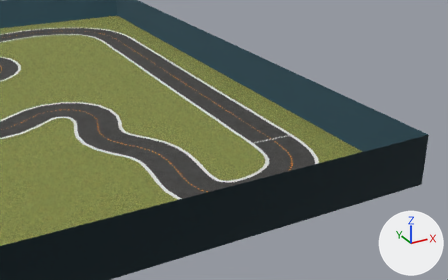
One commit to the COLLADA model bundle/meshes/2022_august_pro_ccw/2022_august_pro_ccw.dae: the scene before it, then after it.
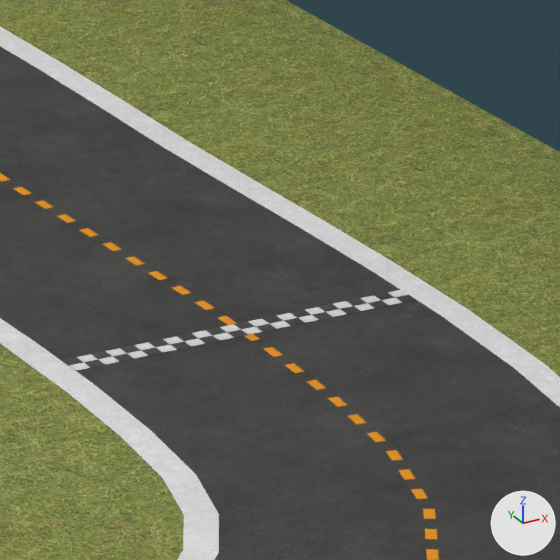
Each version appears first from a 50 mm lens placed at (0.38, -15.38, 5.38), pointed at (6.29, -4.64, 0.01), and next in a close-up on the part from 55% to 68% of the width and 37% to 59% of the height. Every picture has the same lights, and +X, +Y and +Z are marked at lower right.

In view in the first close-up: 'StartLine', 'cl', 'field', 'il', 'ol', 'road', 'wall'.
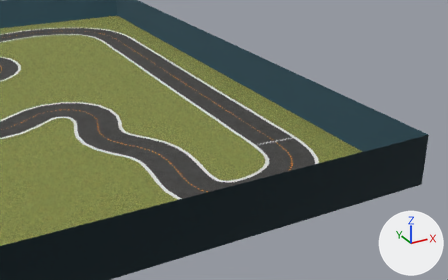
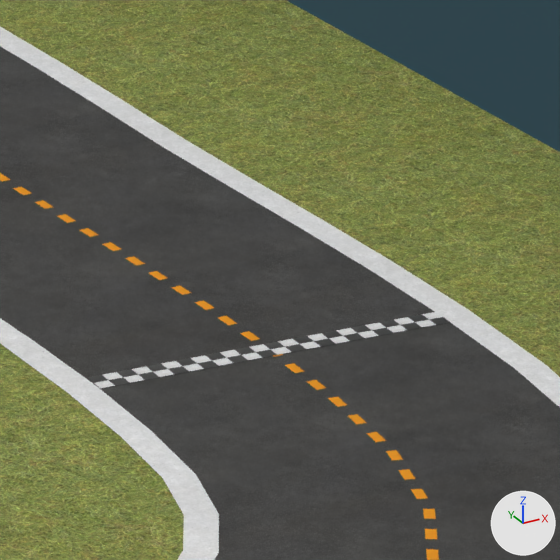
Location of each change, [x1, y1, x2, y2] in pixels of the close-ups (560 x 560 px):
```json
{"object": "StartLine", "change": "moved, turned", "before": [62, 290, 416, 371], "after": [87, 312, 450, 388]}
```

Edits to the scene script, one JSON object a line:
```json
{"op": "set", "path": "ob_startline.location", "old": "(7.22, -5.08, 0.003)", "new": "(7.217, -5.209, 0.003)"}
{"op": "set", "path": "ob_startline.rotation_euler", "old": "(0.0, 0.0, 0.692)", "new": "(0.0, 0.0, 0.651)", "note": "degrees (0, 0, 40) -> degrees (0, 0, 37)"}
```
